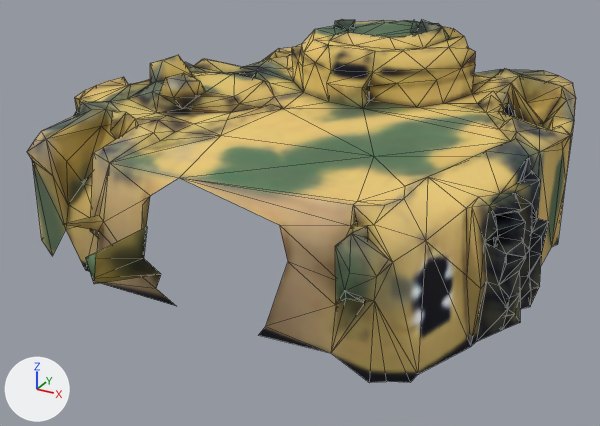
Renders of the OBJ model unity/Assets/_Game/Resources/Models/pz4_turret.obj from each side of a commit.
Before and after are seen from a 50 mm lens placed at (1.97, -3.93, 1.87), pointed at (0.04, -0.42, 0.12). Arrows for +X, +Y and +Z are at lower left; the lights stay in place. The picture after the commit comes second. Mesh edges are drawn as thin lines. Where no turn or scale is listed for an object, it has been applied to the vertices. Vertices at exactly the same position are counted once.

The first picture shows 'pz4_turret'.
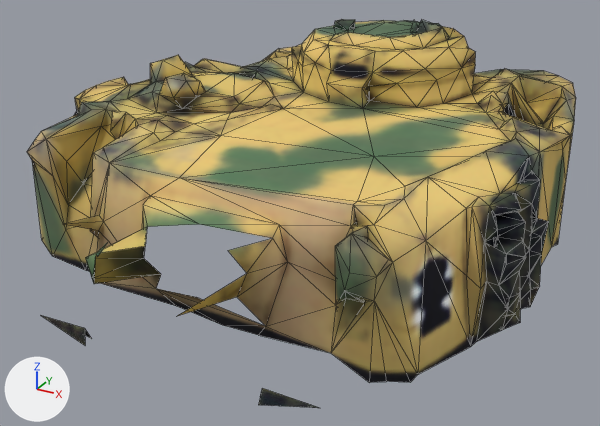
The newer file is also turned or shifted as a whole; pictures and numbers use the older file's frame.

What the commit changed:
me_pz4_turret is used by ob_pz4_turret; location (0.0, 0.0, 0.0).
Verts and faces of me_pz4_turret; kept vertices keep their numbers, new ones are numbered from 846.
Before the commit, vertices of me_pz4_turret: 81 (-0.82, -1.24, 0.17) at pixel (65, 229), 84 (-0.74, -1.21, -0.05) at pixel (85, 270), 85 (-0.97, -1.2, -0.04) at pixel (52, 256).
me_pz4_turret had 846 vertices, 1676 faces and spanned x -1.35..1.34, y -1.76..1.3, z -0.05..1.05.
me_pz4_turret now has 867 vertices, 1705 faces and spans x -1.35..1.34, y -1.8..1.3, z -0.05..1.05.
Part 1, on me_pz4_turret:
16 vertices are added at x -0.49..0.46, y -1.8..-1.38, z -0.02..0.5.
21 new faces join them.
Part 2, on me_pz4_turret:
New faces: (81, 85, 84).
Part 3, on me_pz4_turret:
New vertex 862 is at (0.59, -1.72, -0.02), pixel (260, 397).
New vertex 863 is at (0.86, -1.75, 0.05), pixel (320, 408).
New vertex 864 is at (0.62, -1.75, 0.05), pixel (262, 388).
New vertex 865 is at (0.61, -1.78, -0.01), pixel (258, 405).
New faces: (862, 864, 863), (863, 864, 865).
Other edits to the shape of me_pz4_turret do not show in these pictures.

Boxes [x1, y1, x2, y2] around the edits, measured in the pictures (600 x 426 px):
'pz4_turret', reshaped (7% taller): before [27, 19, 576, 383]; after [27, 19, 576, 408]
part 1 of me_pz4_turret, added (brown): after [41, 178, 288, 345]
part 2 of me_pz4_turret, added: after [53, 230, 85, 270]
part 3 of me_pz4_turret, added: after [258, 388, 319, 408]
